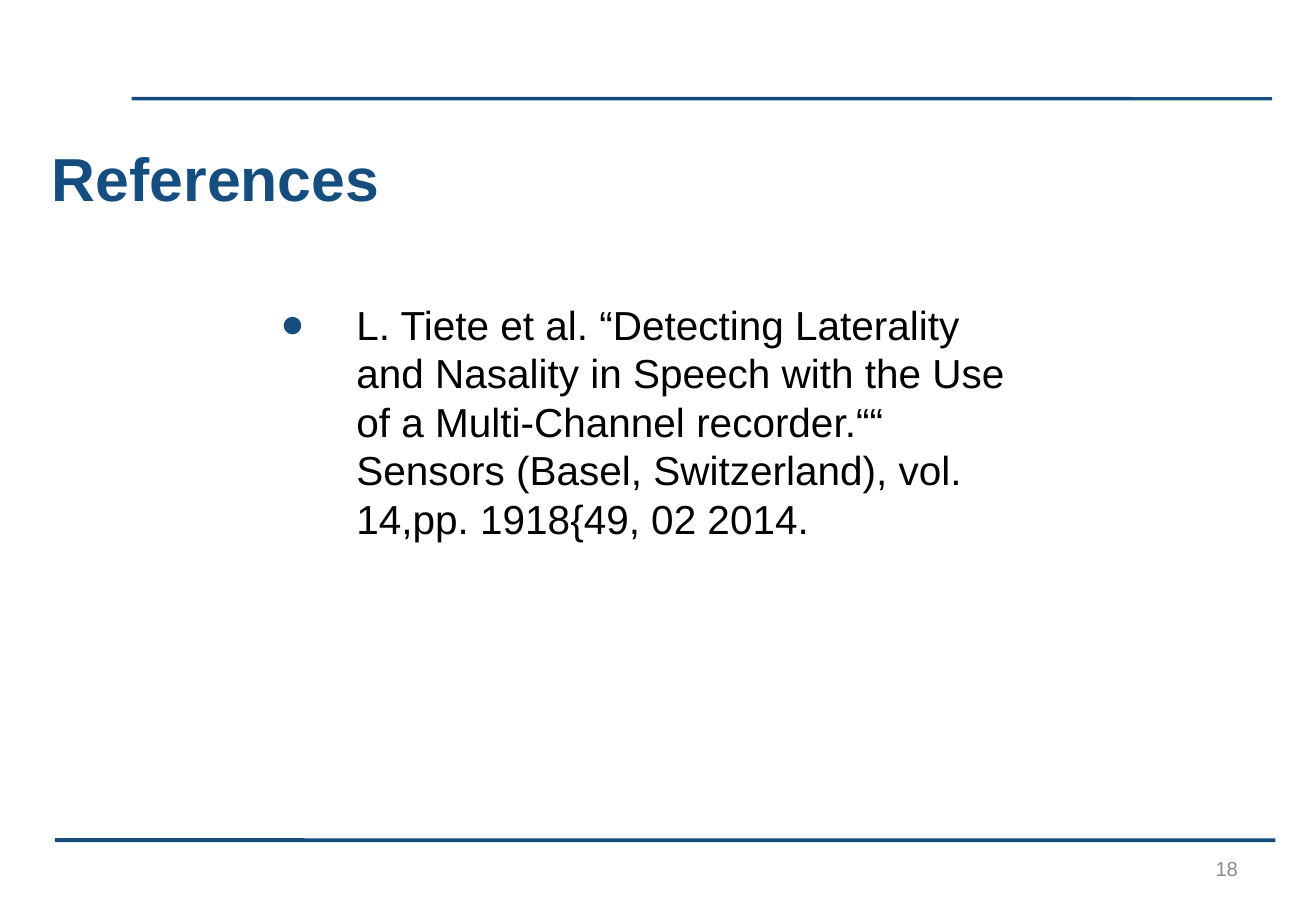
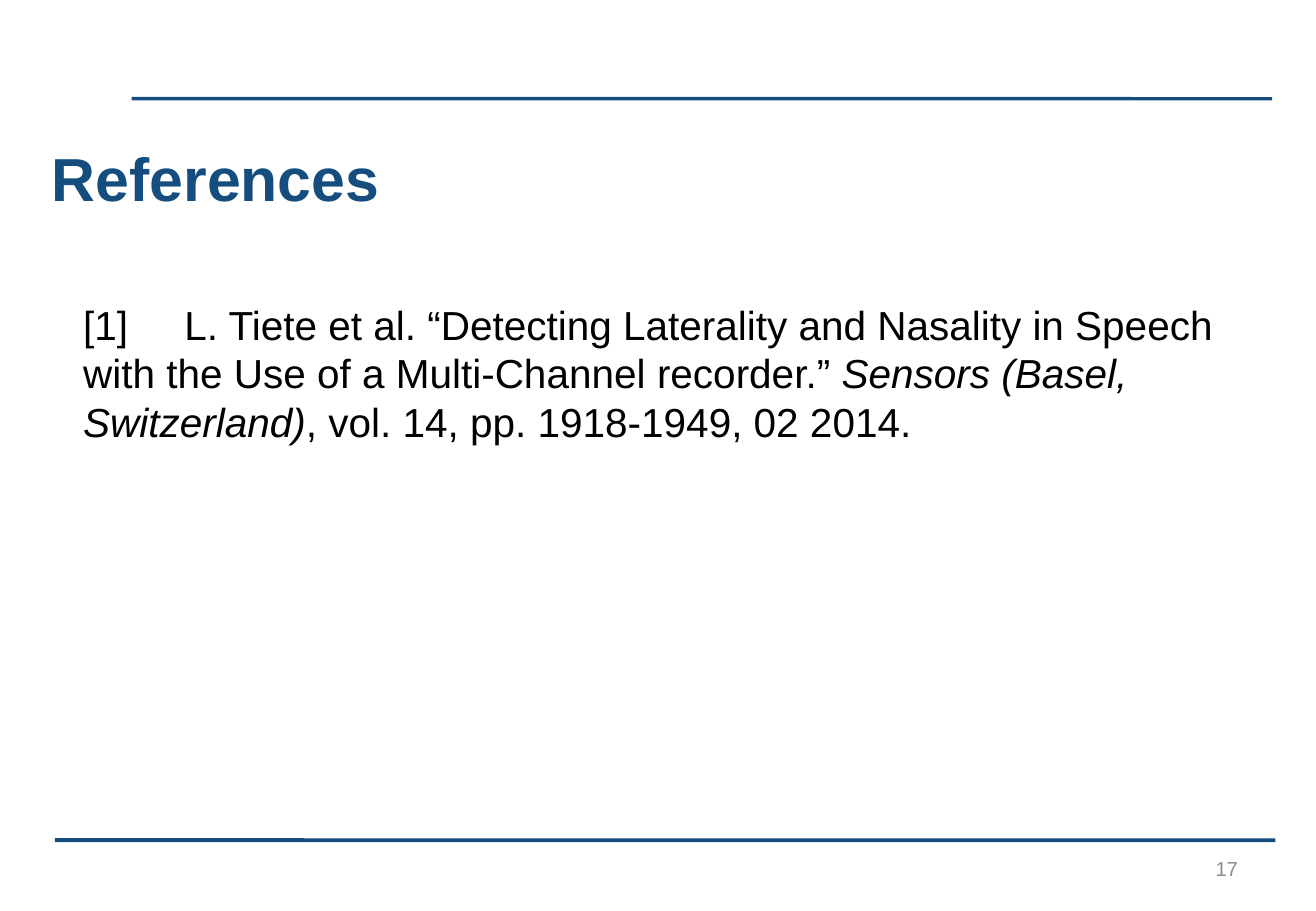
Before and after one commit to kayjayB/I_cant_hear_you, a slide deck: slide 17 of Presentation/Lab Project Presentation.pptx (slide 18 before the commit). Drawn at 1316x911 pixels with LibreOffice and Linux fonts; fonts in the diff are those of the drawing; background and template pictures are left out. Boxes give left, top, right and bottom in pixels: in the first picture for what was removed or moved away, otherwise in the second. Text is boxed around its words. In the diff, an @@ line names an element or a change of style, - is before the commit and + after.

Commit message:
Presentation done

```diff
--- a/Presentation/Lab Project Presentation.pptx
+++ b/Presentation/Lab Project Presentation.pptx
@@ text at box(83, 310, 1212, 445): text changed @@
-● L. Tiete et al. “Detecting Laterality and Nasality in Speech with the Use of a Multi-Channel recorder.““ Sensors (Basel, Switzerland), vol. 14,pp. 1918{49, 02 2014.
+[1] L. Tiete et al. “Detecting Laterality and Nasality in Speech with the Use of a Multi-Channel recorder.” Sensors (Basel, Switzerland), vol. 14, pp. 1918-1949, 02 2014.
@@ page number at box(1216, 862, 1238, 876): text changed @@
-18
+17
```
Also in this commit, not shown: 2 other slides changed.
